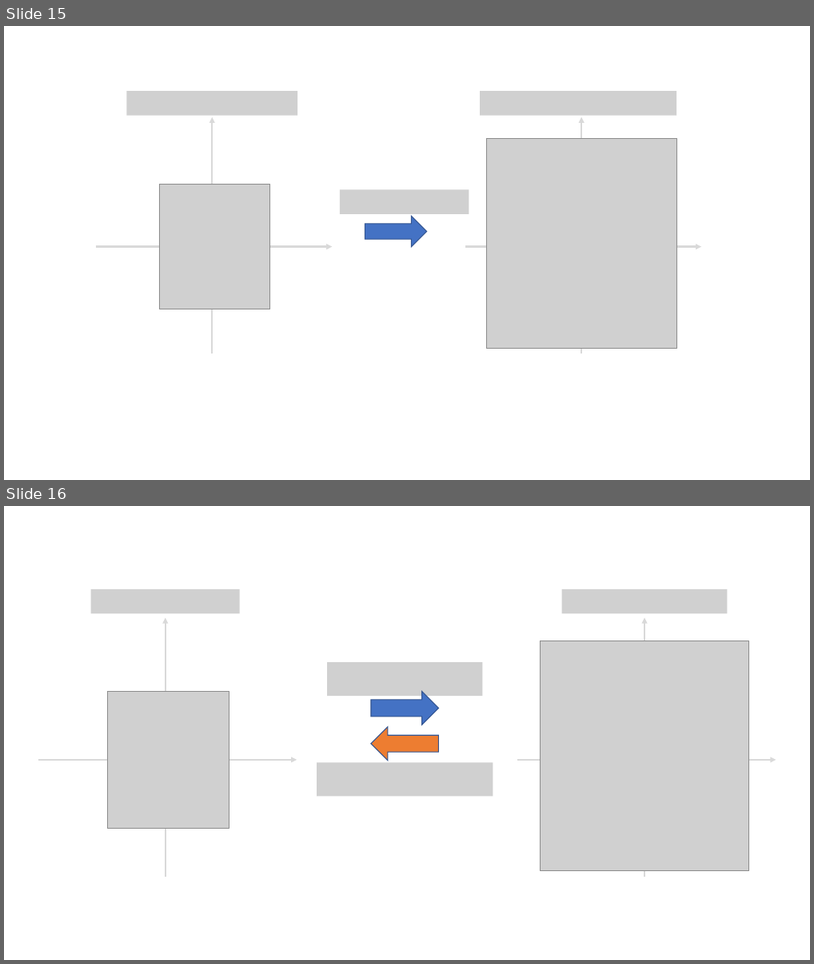
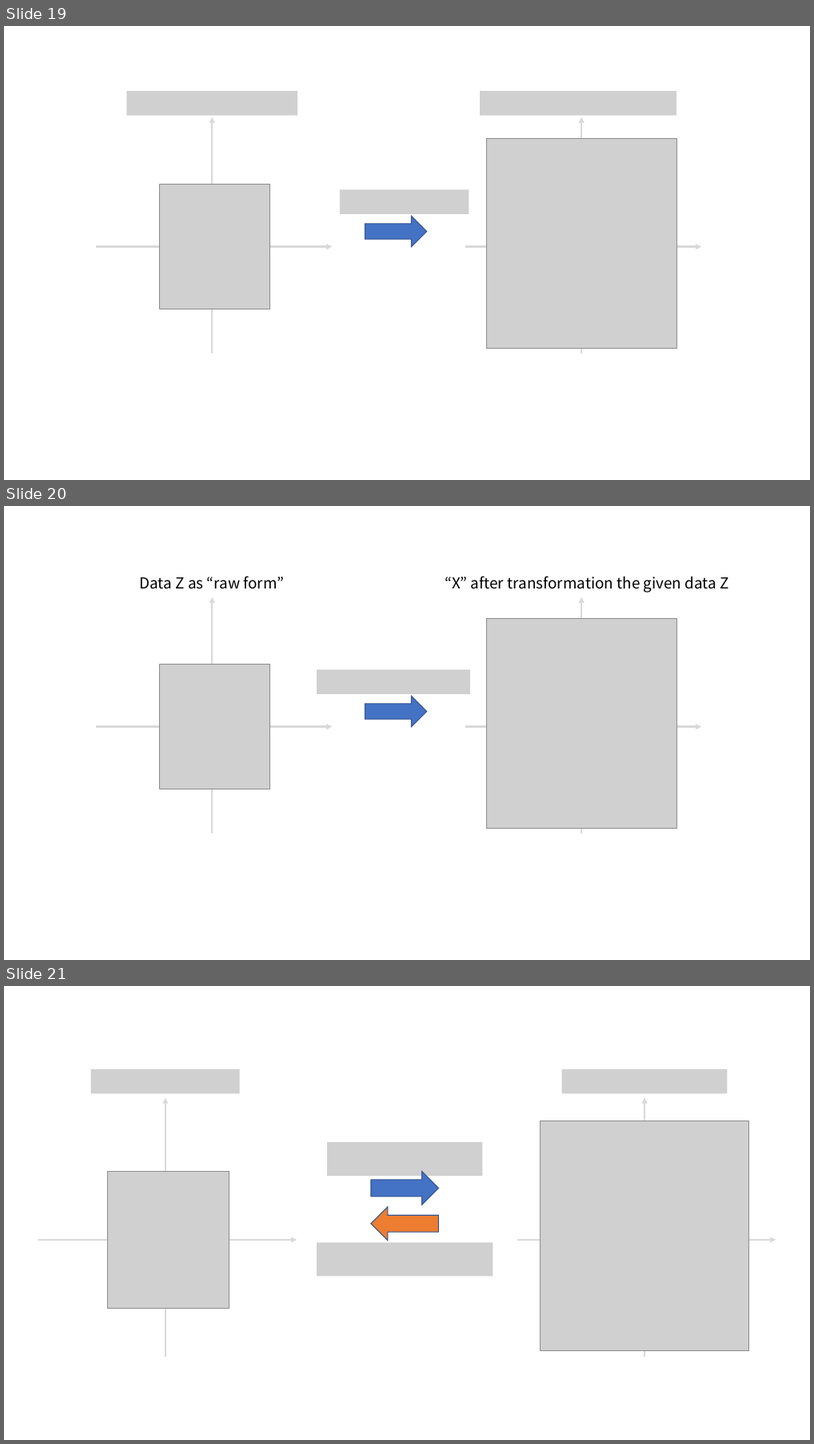
Before and after one commit to answeredbyablemind/answeredbyablemind.github.io, a slide deck: pics/2022-09-28-Mahalanobis_distance/pics.pptx. Shown one above the other, each under a label of ours: slides 15 and 16 before the commit, slides 19, 20 and 21 after it. The pictures are 814x964 and 814x1444 pixels, drawn with LibreOffice and Linux fonts; fonts in the diff are those of the drawing; grey boxes stand for pictures. Boxes give left, top, right and bottom in pixels: in the first picture for what was removed or moved away, otherwise in the second. Text is boxed around its words. In the diff, an @@ line names an element or a change of style, - is before the commit and + after.

```diff
--- a/pics/2022-09-28-Mahalanobis_distance/pics.pptx
+++ b/pics/2022-09-28-Mahalanobis_distance/pics.pptx
@@ slide 20 added at (x1=4, y1=506, x2=810, y2=960), background #FFFFFF @@
@@ text added at (x1=140, y1=576, x2=285, y2=589), 18 pt, text #000000 @@
+Data Z as “raw form”
@@ text added at (x1=445, y1=576, x2=729, y2=592), 18 pt, text #000000 @@
+“X” after transformation the given data Z
@@ arrow added from (212, 833) to (212, 597), #D9D9D9 2.25 pt @@
@@ arrow added from (582, 833) to (582, 597), #D9D9D9 2.25 pt @@
@@ picture added at (x1=486, y1=618, x2=678, y2=828) @@
@@ picture added at (x1=159, y1=664, x2=270, y2=788) @@
@@ picture added at (x1=317, y1=669, x2=470, y2=693) @@
@@ right arrow added at (x1=365, y1=696, x2=427, y2=727), fill #4472C4, outline #325491 1 pt @@
@@ arrow added from (96, 727) to (333, 727), #D9D9D9 2.25 pt @@
@@ arrow added from (466, 727) to (702, 727), #D9D9D9 2.25 pt @@
@@ what was slide 15 is now slide 19 @@
@@ what was slide 16 is now slide 21 @@
```
Also in this commit, not shown: 5 other slides added, 20 other files.
